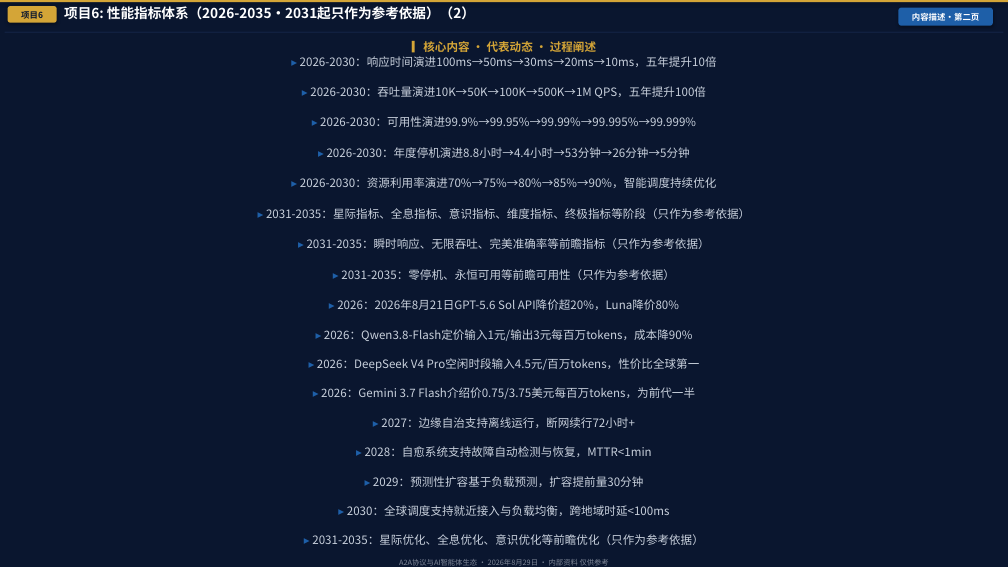
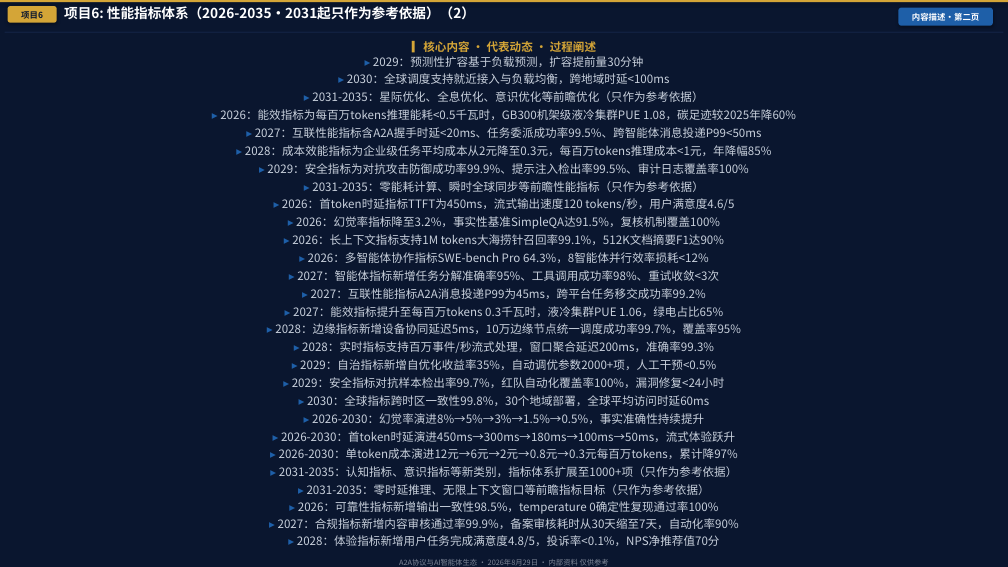
Before and after one commit to Hxdmou/Robot, a slide deck: slide 24 of A2A协议2.0_AI智能体演进路线图_2026_V52_无水印版.pptx. Drawn at 1008x567 pixels with LibreOffice and Linux fonts; fonts in the diff are those of the drawing. Boxes give left, top, right and bottom in pixels: in the first picture for what was removed or moved away, otherwise in the second. Text is boxed around its words. In the diff, an @@ line names an element or a change of style, - is before the commit and + after.

Commit message:
已修改 4 项内容

```diff
--- a/A2A协议2.0_AI智能体演进路线图_2026_V52_无水印版.pptx
+++ b/A2A协议2.0_AI智能体演进路线图_2026_V52_无水印版.pptx
@@ text at [266,56,750,457]: paragraphs removed @@
-▸ 2026-2030：响应时间演进100ms→50ms→30ms→20ms→10ms，五年提升10倍
-▸ 2026-2030：吞吐量演进10K→50K→100K→500K→1M QPS，五年提升100倍
-▸ 2026-2030：可用性演进99.9%→99.95%→99.99%→99.995%→99.999%
-▸ 2026-2030：年度停机演进8.8小时→4.4小时→53分钟→26分钟→5分钟
-▸ 2026-2030：资源利用率演进70%→75%→80%→85%→90%，智能调度持续优化
-▸ 2031-2035：星际指标、全息指标、意识指标、维度指标、终极指标等阶段（只作为参考依据）
-▸ 2031-2035：瞬时响应、无限吞吐、完美准确率等前瞻指标（只作为参考依据）
-▸ 2031-2035：零停机、永恒可用等前瞻可用性（只作为参考依据）
-▸ 2026：2026年8月21日GPT-5.6 Sol API降价超20%，Luna降价80%
-▸ 2026：Qwen3.8-Flash定价输入1元/输出3元每百万tokens，成本降90%
-▸ 2026：DeepSeek V4 Pro空闲时段输入4.5元/百万tokens，性价比全球第一
-▸ 2026：Gemini 3.7 Flash介绍价0.75/3.75美元每百万tokens，为前代一半
-▸ 2027：边缘自治支持离线运行，断网续行72小时+
-▸ 2028：自愈系统支持故障自动检测与恢复，MTTR<1min
@@ text at [312,56,703,102]: less space between paragraphs; more space between paragraphs @@
@@ text at [220,109,796,547]: paragraphs added @@
+▸ 2026：能效指标为每百万tokens推理能耗<0.5千瓦时，GB300机架级液冷集群PUE 1.08，碳足迹较2025年降60%
+▸ 2027：互联性能指标含A2A握手时延<20ms、任务委派成功率99.5%、跨智能体消息投递P99<50ms
+▸ 2028：成本效能指标为企业级任务平均成本从2元降至0.3元，每百万tokens推理成本<1元，年降幅85%
+▸ 2029：安全指标为对抗攻击防御成功率99.9%、提示注入检出率99.5%、审计日志覆盖率100%
+▸ 2031-2035：零能耗计算、瞬时全球同步等前瞻性能指标（只作为参考依据）
+▸ 2026：首token时延指标TTFT为450ms，流式输出速度120 tokens/秒，用户满意度4.6/5
+▸ 2026：幻觉率指标降至3.2%，事实性基准SimpleQA达91.5%，复核机制覆盖100%
+▸ 2026：长上下文指标支持1M tokens大海捞针召回率99.1%，512K文档摘要F1达90%
+▸ 2026：多智能体协作指标SWE-bench Pro 64.3%，8智能体并行效率损耗<12%
+▸ 2027：智能体指标新增任务分解准确率95%、工具调用成功率98%、重试收敛<3次
+▸ 2027：互联性能指标A2A消息投递P99为45ms，跨平台任务移交成功率99.2%
+▸ 2027：能效指标提升至每百万tokens 0.3千瓦时，液冷集群PUE 1.06，绿电占比65%
+▸ 2028：边缘指标新增设备协同延迟5ms，10万边缘节点统一调度成功率99.7%，覆盖率95%
+▸ 2028：实时指标支持百万事件/秒流式处理，窗口聚合延迟200ms，准确率99.3%
+▸ 2029：自治指标新增自优化收益率35%，自动调优参数2000+项，人工干预<0.5%
+▸ 2029：安全指标对抗样本检出率99.7%，红队自动化覆盖率100%，漏洞修复<24小时
+▸ 2030：全球指标跨时区一致性99.8%，30个地域部署，全球平均访问时延60ms
+▸ 2026-2030：幻觉率演进8%→5%→3%→1.5%→0.5%，事实准确性持续提升
+▸ 2026-2030：首token时延演进450ms→300ms→180ms→100ms→50ms，流式体验跃升
+▸ 2026-2030：单token成本演进12元→6元→2元→0.8元→0.3元每百万tokens，累计降97%
+▸ 2031-2035：认知指标、意识指标等新类别，指标体系扩展至1000+项（只作为参考依据）
+▸ 2031-2035：零时延推理、无限上下文窗口等前瞻指标目标（只作为参考依据）
+▸ 2026：可靠性指标新增输出一致性98.5%，temperature 0确定性复现通过率100%
+▸ 2027：合规指标新增内容审核通过率99.9%，备案审核耗时从30天缩至7天，自动化率90%
+▸ 2028：体验指标新增用户任务完成满意度4.8/5，投诉率<0.1%，NPS净推荐值70分
```
Also in this commit, not shown: 31 other slides changed, 3 other files.
